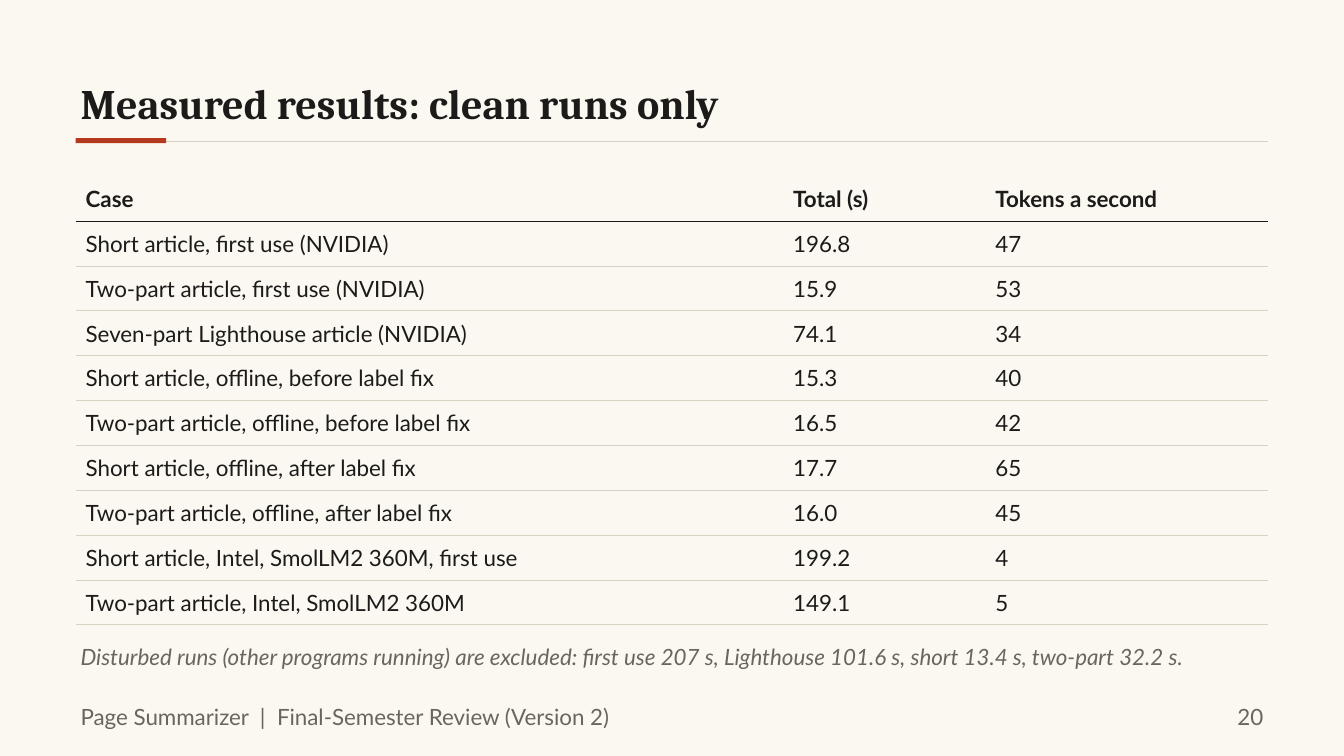
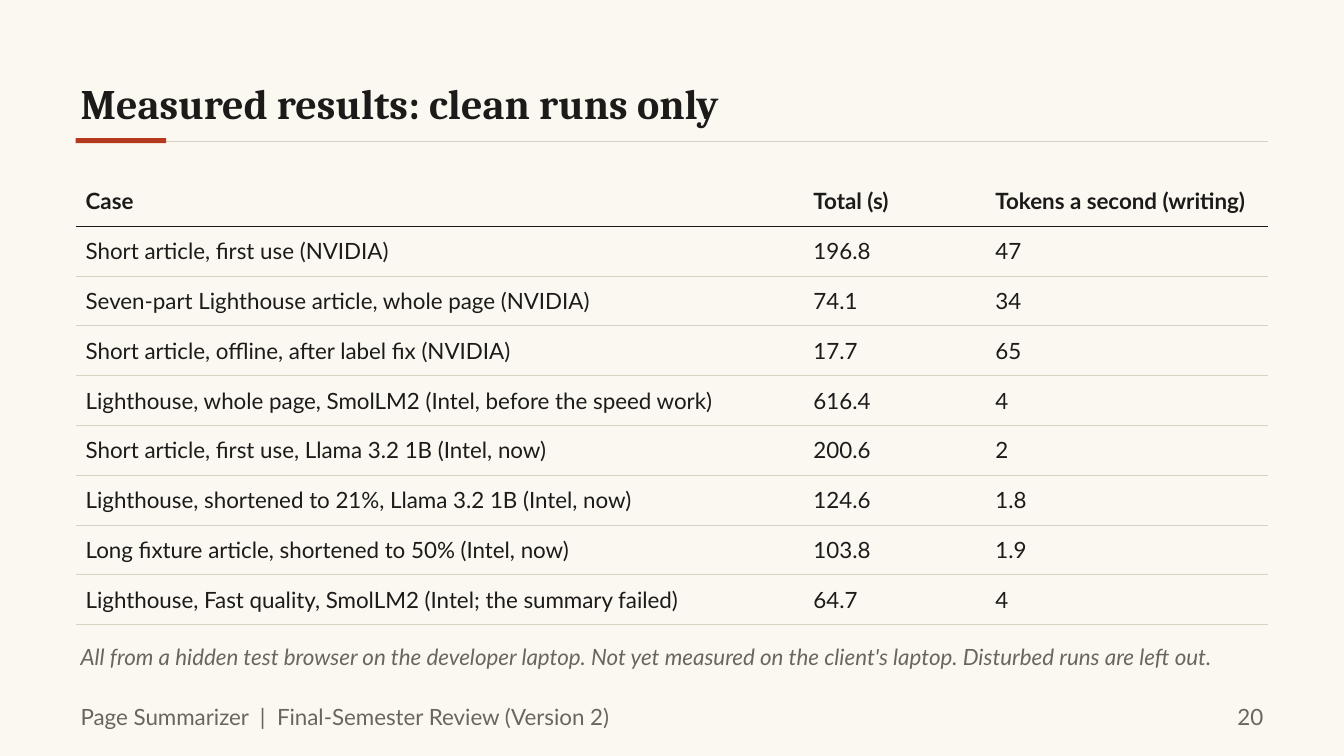
Before and after one commit to Vickey-vijay/DISSCO_web-page-summarizer, a slide deck: slide 20 of finalsem/docs/ppt/FinalSem_Deck.pptx. Drawn at 1344x756 pixels with LibreOffice and Linux fonts; fonts in the diff are those of the drawing. Boxes give left, top, right and bottom in pixels: in the first picture for what was removed or moved away, otherwise in the second. Text is boxed around its words. In the diff, an @@ line names an element or a change of style, - is before the commit and + after.

```diff
--- a/finalsem/docs/ppt/FinalSem_Deck.pptx
+++ b/finalsem/docs/ppt/FinalSem_Deck.pptx
@@ table at [76, 176, 1269, 625] @@
-row 1, column 3: Tokens a second
+row 1, column 3: Tokens a second (writing)
-row 3: Two-part article, first use (NVIDIA) | 15.9 | 53
-row 4: Seven-part Lighthouse article (NVIDIA) | 74.1 | 34
-row 5: Short article, offline, before label fix | 15.3 | 40
-row 6: Two-part article, offline, before label fix | 16.5 | 42
-row 7: Short article, offline, after label fix | 17.7 | 65
-row 8: Two-part article, offline, after label fix | 16.0 | 45
-row 9: Short article, Intel, SmolLM2 360M, first use | 199.2 | 4
-row 10: Two-part article, Intel, SmolLM2 360M | 149.1 | 5
+row 3: Seven-part Lighthouse article, whole page (NVIDIA) | 74.1 | 34
+row 4: Short article, offline, after label fix (NVIDIA) | 17.7 | 65
+row 5: Lighthouse, whole page, SmolLM2 (Intel, before the speed work) | 616.4 | 4
+row 6: Short article, first use, Llama 3.2 1B (Intel, now) | 200.6 | 2
+row 7: Lighthouse, shortened to 21%, Llama 3.2 1B (Intel, now) | 124.6 | 1.8
+row 8: Long fixture article, shortened to 50% (Intel, now) | 103.8 | 1.9
+row 9: Lighthouse, Fast quality, SmolLM2 (Intel; the summary failed) | 64.7 | 4
@@ text at [81, 648, 1212, 669]: text changed @@
-Disturbed runs (other programs running) are excluded: first use 207 s, Lighthouse 101.6 s, short 13.4 s, two-part 32.2 s.
+All from a hidden test browser on the developer laptop. Not yet measured on the client's laptop. Disturbed runs are left out.
```
Also in this commit, not shown: 8 other slides changed, 1 slide added, 1 slide removed, 43 other files.
